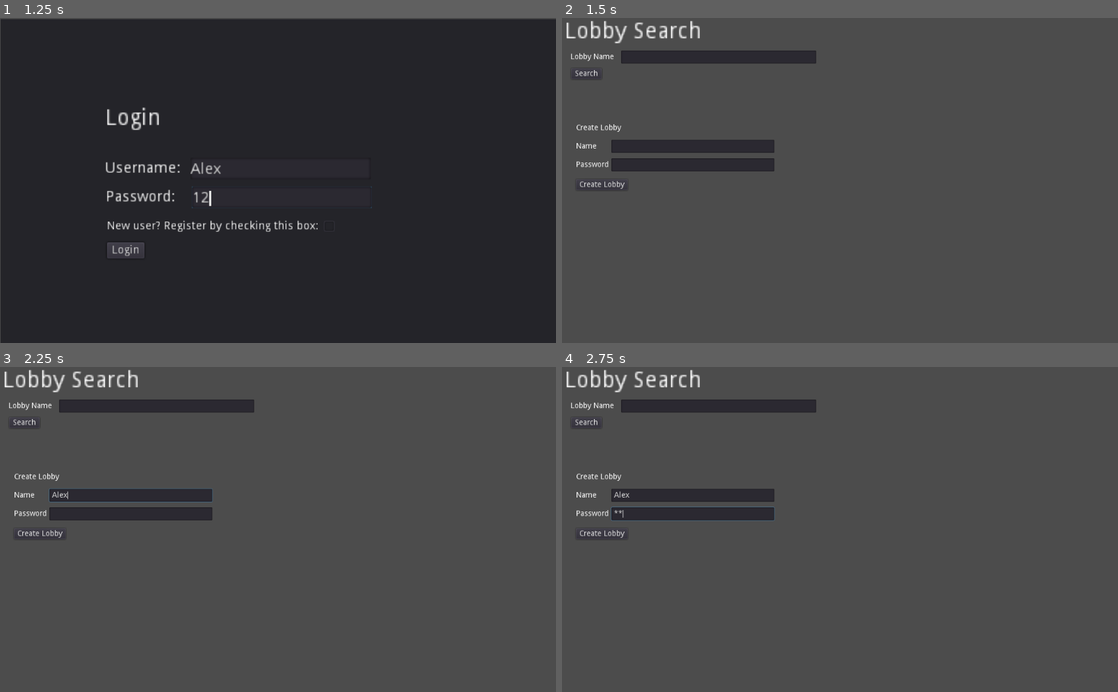
Above: before the commit, frames 1-4 (two rows, left to right).
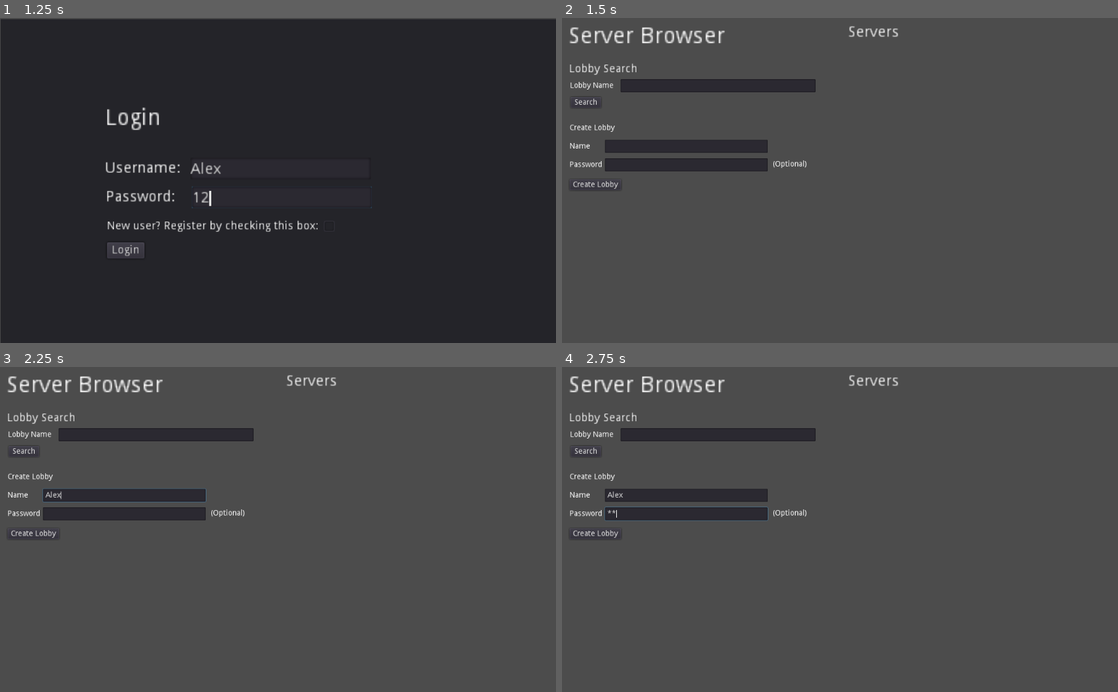
Above: after the commit, the same moments.

Repository: warez80/MultiplayerChess
Game: Godot game, scene res://Login.tscn
Same seed, same stepped clock (60 frames per second), same inputs: the game is played once before the commit and once after it.
Inputs (mouse positions are in pixels of both pictures, inside the frame that each line leads up to):
- Up to frame 1 (1.25 s): click (278, 167) at 0.52 s; type "Alex" at 0.6 s; click (283, 196) at 0.75 s; type "12" at 0.83 s
- Up to frame 2 (1.5 s): click "Login" at 1.25 s
- Up to frame 3 (2.25 s): click (133, 497) at 2.02 s; type "Alex" at 2.1 s
- Up to frame 4 (2.75 s): click (695, 513) at 2.25 s; type "12" at 2.33 s

Frame 1 is identical in both runs. In frame 2, 4.7% of the frame differs, in the area x 0-61%, y 0-53%; in frame 3, 4.8%; in frame 4, 4.8%.
Error in both runs: Invalid get index '0' (on base: 'Nil'). (res://LobbySearch.gd:29)

Commit message:
Updated styling

Diff:
--- /dev/null
+++ b/Game_Screen/Networking/Networking.gd
@@ -0,0 +1,164 @@
+extends Node
+
+# NETWORK DATA
+# Port Tip: Check the web for available ports that is not preoccupied by other important services
+# Port Tip #2: If you are the server; you may want to open it (NAT, Firewall)
+const SERVER_PORT = 31416
+
+# GAMEDATA
+var players = {} # Dictionary containing player names and their ID
+var player_name # Your own player name
+
+# SIGNALS to Main Menu (GUI)
+signal refresh_lobby()
+signal server_ended()
+signal server_error()
+signal connection_success()
+signal connection_fail()
+
+
+# Join a server
+func join_game(name, ip_address):
+	# Store own player name
+	player_name = name
+
+	# Initializing the network as server
+	var host = NetworkedMultiplayerENet.new()
+	host.create_client(ip_address, SERVER_PORT)
+	get_tree().set_network_peer(host)
+
+# Host the server
+func host_game(name):
+	# Store own player name
+	player_name = name
+
+	# Initializing the network as client
+	var host = NetworkedMultiplayerENet.new()
+	host.create_server(SERVER_PORT, 6) # Max 6 players can be connected
+	get_tree().set_network_peer(host)
+
+
+func _ready():
+	# Networking signals (high level networking)
+	get_tree().connect("network_peer_connected", self, "_player_connected")
+	get_tree().connect("network_peer_disconnected", self, "_player_disconnected")
+	get_tree().connect("connected_to_server", self, "_connected_ok")
+	get_tree().connect("connection_failed", self, "_connected_fail")
+	get_tree().connect("server_disconnected", self, "_server_disconnected")
+
+
+# Client connected with you (can be both server or client)
+func _player_connected(id):
+	pass
+
+
+# Client disconnected from you
+func _player_disconnected(id):
+	# If I am server, send a signal to inform that an player disconnected
+	unregister_player(id)
+	rpc("unregister_player", id)
+
+
+# Successfully connected to server (client)
+func _connected_ok():
+	# Send signal to server that we are ready to be assigned;
+	# Either to lobby or ingame
+	rpc_id(1, "user_ready", get_tree().get_network_unique_id(), player_name)
+	pass
+
+
+# Server receives this from players that have just connected
+remote func user_ready(id, player_name):
+	# Only the server can run this!
+	if(get_tree().is_network_server()):
+		# If we are ingame, add player to session, else send to lobby
+		if(has_node("/root/world")):
+			rpc_id(id, "register_in_game")
+		else:
+			rpc_id(id, "register_at_lobby")
+
+
+# Register yourself directly ingame
+remote func register_in_game():
+	rpc("register_new_player", get_tree().get_network_unique_id(), player_name)
+	register_new_player(get_tree().get_network_unique_id(), player_name)
+
+
+# Register myself with other players at lobby
+remote func register_at_lobby():
+	rpc("register_player", get_tree().get_network_unique_id(), player_name)
+	emit_signal("connection_success") # Sends command to gui & will send player to lobby
+
+
+# Could not connect to server (client)
+func _connected_fail():
+	get_tree().set_network_peer(null)
+	emit_signal("connection_fail")
+
+
+# Server disconnected (client)
+func _server_disconnected():
+	quit_game()
+	emit_signal("server_ended")
+
+
+# Register the player and jump ingame
+remote func register_new_player(id, name):
+	# This runs only once from server
+	if(get_tree().is_network_server()):
+		# Send info about server to new player
+		rpc_id(id, "register_new_player", 1, player_name)
+
+		# Send the new player info about the other players
+		for peer_id in players:
+			rpc_id(id, "register_new_player", peer_id, players[peer_id])
+
+	# Add new player to your player list
+	players[id] = name
+
+
+# Register player the ol' fashioned way and refresh lobby
+remote func register_player(id, name):
+	# If I am the server (not run on clients)
+	if(get_tree().is_network_server()):
+		rpc_id(id, "register_player", 1, player_name) # Send info about server to new player
+
+		# For each player, send the new guy info of all players (from server)
+		for peer_id in players:
+			rpc_id(id, "register_player", peer_id, players[peer_id]) # Send the new player info about others
+			rpc_id(peer_id, "register_player", id, name) # Send others info about the new player
+
+	players[id] = name # update player list
+
+	# Notify lobby (GUI) about changes
+	emit_signal("refresh_lobby")
+
+
+# Unregister a player, whether he is in lobby or ingame
+remote func unregister_player(id):
+	# If the game is running
+	if(has_node("/root/world")):
+		# Remove player from game
+		if(has_node("/root/world/players/" + str(id))):
+			get_node("/root/world/players/" + str(id)).queue_free()
+		players.erase(id)
+	else:
+		# Remove from lobby
+		players.erase(id)
+		emit_signal("refresh_lobby")
+
+
+# Returns a list of players (lobby)
+func get_player_list():
+	return players.values()
+
+
+# Returns your name
+func get_player_name():
+	return player_name
+
+
+# Quits the game, will automatically tell the server you disconnected; neat.
+func quit_game():
+	get_tree().set_network_peer(null)
+	players.clear()
--- a/LobbySearch.gd
+++ b/LobbySearch.gd
@@ -5,7 +5,7 @@
 onready var createLobbyName = get_node("VBoxContainer/GridContainer/Input_Create_LobbyName")
 onready var createLobbyPassword = get_node("VBoxContainer/GridContainer/Input_Create_LobbyPassword")
 
-var token = "76A6F464-083E-49DC-BC08-47E6866E0DC1"
+var token = "512F6954-6E14-4DAF-8816-99F3FAE46C46"
 var userIP = "localhost"
 
 # class member variables go here, for example:
--- a/LobbySearch.tscn
+++ b/LobbySearch.tscn
@@ -17,55 +17,55 @@
 anchor_top = 0.0
 anchor_right = 0.0
 anchor_bottom = 0.0
+margin_left = 15.0
+margin_top = 118.0
+margin_right = 95.0
+margin_bottom = 132.0
+rect_pivot_offset = Vector2( 0, 0 )
+rect_clip_content = false
+mouse_filter = 2
+mouse_default_cursor_shape = 0
+size_flags_horizontal = 1
+size_flags_vertical = 4
+text = "Lobby Name"
+percent_visible = 1.0
+lines_skipped = 0
+max_lines_visible = -1
+_sections_unfolded = [ "Rect" ]
+
+[node name="Label_Title" type="Label" parent="." index="1"]
+
+anchor_left = 0.0
+anchor_top = 0.0
+anchor_right = 0.0
+anchor_bottom = 0.0
+margin_left = 13.0
+margin_top = 84.0
+margin_right = 97.0
+margin_bottom = 98.0
+rect_scale = Vector2( 1.5, 1.5 )
+rect_pivot_offset = Vector2( 0, 0 )
+rect_clip_content = false
+mouse_filter = 2
+mouse_default_cursor_shape = 0
+size_flags_horizontal = 1
+size_flags_vertical = 4
+text = "Lobby Search"
+percent_visible = 1.0
+lines_skipped = 0
+max_lines_visible = -1
+_sections_unfolded = [ "Rect", "custom_fonts" ]
+
+[node name="Button" type="Button" parent="." index="2"]
+
+anchor_left = 0.0
+anchor_top = 0.0
+anchor_right = 0.0
+anchor_bottom = 0.0
 margin_left = 16.0
-margin_top = 65.0
-margin_right = 96.0
-margin_bottom = 79.0
-rect_pivot_offset = Vector2( 0, 0 )
-rect_clip_content = false
-mouse_filter = 2
-mouse_default_cursor_shape = 0
-size_flags_horizontal = 1
-size_flags_vertical = 4
-text = "Lobby Name"
-percent_visible = 1.0
-lines_skipped = 0
-max_lines_visible = -1
-_sections_unfolded = [ "Rect" ]
-
-[node name="Label_Title" type="Label" parent="." index="1"]
-
-anchor_left = 0.0
-anchor_top = 0.0
-anchor_right = 0.0
-anchor_bottom = 0.0
-margin_left = 5.0
-margin_top = 5.0
-margin_right = 89.0
-margin_bottom = 19.0
-rect_scale = Vector2( 3, 3 )
-rect_pivot_offset = Vector2( 0, 0 )
-rect_clip_content = false
-mouse_filter = 2
-mouse_default_cursor_shape = 0
-size_flags_horizontal = 1
-size_flags_vertical = 4
-text = "Lobby Search"
-percent_visible = 1.0
-lines_skipped = 0
-max_lines_visible = -1
-_sections_unfolded = [ "Rect", "custom_fonts" ]
-
-[node name="Button" type="Button" parent="." index="2"]
-
-anchor_left = 0.0
-anchor_top = 0.0
-anchor_right = 0.0
-anchor_bottom = 0.0
-margin_left = 17.0
-margin_top = 93.0
-margin_right = 73.0
-margin_bottom = 113.0
+margin_top = 146.0
+margin_right = 72.0
+margin_bottom = 166.0
 rect_pivot_offset = Vector2( 0, 0 )
 rect_clip_content = false
 focus_mode = 2
@@ -90,14 +90,13 @@
 
 [node name="VBoxContainer" type="VBoxContainer" parent="." index="4"]
 
-editor/display_folded = true
-anchor_left = 0.0
-anchor_top = 0.0
-anchor_right = 0.0
-anchor_bottom = 0.0
-margin_left = 26.0
+anchor_left = 0.0
+anchor_top = 0.0
+anchor_right = 0.0
+anchor_bottom = 0.0
+margin_left = 14.0
 margin_top = 196.0
-margin_right = 432.0
+margin_right = 420.0
 margin_bottom = 330.0
 rect_pivot_offset = Vector2( 0, 0 )
 rect_clip_content = false
@@ -117,6 +116,7 @@
 anchor_bottom = 0.0
 margin_right = 406.0
 margin_bottom = 14.0
+rect_scale = Vector2( 1.5, 1.5 )
 rect_pivot_offset = Vector2( 0, 0 )
 rect_clip_content = false
 mouse_filter = 2
@@ -288,10 +288,10 @@
 anchor_top = 0.0
 anchor_right = 0.0
 anchor_bottom = 0.0
-margin_left = 109.0
-margin_top = 60.0
-margin_right = 468.0
-margin_bottom = 84.0
+margin_left = 108.0
+margin_top = 113.0
+margin_right = 467.0
+margin_bottom = 137.0
 rect_pivot_offset = Vector2( 0, 0 )
 rect_clip_content = false
 focus_mode = 2
@@ -326,8 +326,9 @@
 scroll_horizontal = 0
 scroll_vertical_enabled = true
 scroll_vertical = 0
-
-[node name="ServerList" type="VBoxContainer" parent="ServerListWrapper" index="2"]
+_sections_unfolded = [ "Theme" ]
+
+[node name="ServerList" type="VBoxContainer" parent="ServerListWrapper" index="0"]
 
 anchor_left = 0.0
 anchor_top = 0.0
@@ -343,6 +344,73 @@
 alignment = 0
 _sections_unfolded = [ "custom_constants" ]
 
+[node name="Label" type="Label" parent="." index="7"]
+
+anchor_left = 0.0
+anchor_top = 0.0
+anchor_right = 0.0
+anchor_bottom = 0.0
+margin_left = 527.0
+margin_top = 13.0
+margin_right = 627.0
+margin_bottom = 27.0
+rect_scale = Vector2( 2, 2 )
+rect_pivot_offset = Vector2( 0, 0 )
+rect_clip_content = false
+mouse_filter = 2
+mouse_default_cursor_shape = 0
+size_flags_horizontal = 1
+size_flags_vertical = 4
+text = "Servers"
+percent_visible = 1.0
+lines_skipped = 0
+max_lines_visible = -1
+_sections_unfolded = [ "Rect", "Theme", "Visibility", "custom_colors", "custom_constants", "custom_fonts", "custom_styles" ]
+
+[node name="Label2" type="Label" parent="." index="8"]
+
+anchor_left = 0.0
+anchor_top = 0.0
+anchor_right = 0.0
+anchor_bottom = 0.0
+margin_left = 388.0
+margin_top = 263.0
+margin_right = 451.0
+margin_bottom = 277.0
+rect_pivot_offset = Vector2( 0, 0 )
+rect_clip_content = false
+mouse_filter = 2
+mouse_default_cursor_shape = 0
+size_flags_horizontal = 1
+size_flags_vertical = 4
+text = "(Optional)"
+percent_visible = 1.0
+lines_skipped = 0
+max_lines_visible = -1
+
+[node name="Label3" type="Label" parent="." index="9"]
+
+anchor_left = 0.0
+anchor_top = 0.0
+anchor_right = 0.0
+anchor_bottom = 0.0
+margin_left = 12.0
+margin_top = 14.0
+margin_right = 108.0
+margin_bottom = 28.0
+rect_scale = Vector2( 3, 3 )
+rect_pivot_offset = Vector2( 0, 0 )
+rect_clip_content = false
+mouse_filter = 2
+mouse_default_cursor_shape = 0
+size_flags_horizontal = 1
+size_flags_vertical = 4
+text = "Server Browser"
+percent_visible = 1.0
+lines_skipped = 0
+max_lines_visible = -1
+_sections_unfolded = [ "Rect" ]
+
 [connection signal="pressed" from="Button" to="." method="_on_Search_pressed"]
 
 [connection signal="request_completed" from="HTTPRequest" to="." method="_on_HTTPRequest_request_completed"]
